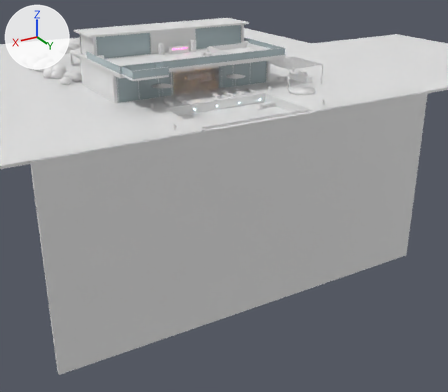
The glTF model world/villa/villa.glb as it was, and as the next commit left it.
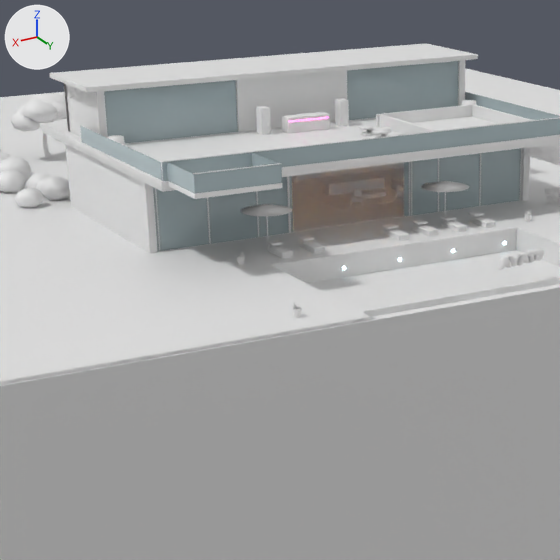
There are two pictures of each version: one whole from a 50 mm camera at (47.4, 87.6, 24.2) aimed at (-7.3, -3.5, -21.3), one close up on the part from 12% to 63% of the width and 0% to 58% of the height. Every picture has the same lights, and +X, +Y and +Z are marked at upper left. The older version's two pictures come first. Where no turn or scale is listed for an object, it has been applied to the vertices. Vertices at exactly the same position are counted once.

Names of what the first close-up shows: 'far', 'glass', 'ground', 'inner', 'near', 'neon_vip' and 1 more.
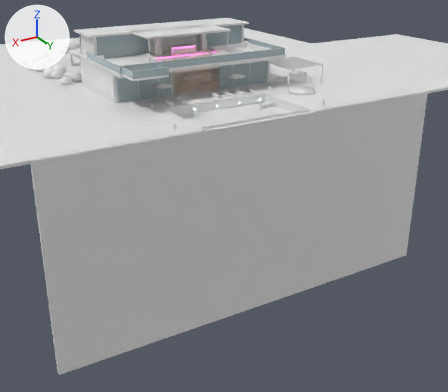
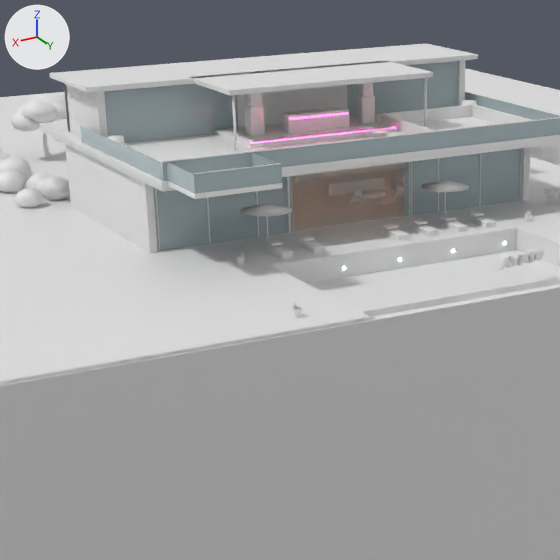
Boxes [x1, y1, x2, y2] around the edits, measured in the close-ups (560 x 560 px; the box of a moved part takes in the faces that stretch with it):
'neon_vip', reshaped
    before: [289, 117, 329, 122]
    after: [250, 113, 396, 144]
part 1 of me_mesh_0, added
    after: [190, 61, 433, 95]
part 2 of me_mesh_0, added
    after: [230, 77, 429, 96]
part 3 of me_mesh_5, moved or reshaped
    before: [282, 112, 330, 134]
    after: [215, 116, 396, 148]
part 4 of me_mesh_5, moved or reshaped
    before: [335, 99, 349, 127]
    after: [281, 107, 349, 133]
part 5 of me_mesh_5, moved or reshaped
    before: [256, 106, 271, 135]
    after: [356, 95, 375, 123]
part 6 of me_mesh_5, added
    after: [357, 83, 373, 97]
part 7 of me_mesh_5, added
    after: [245, 106, 265, 135]
part 8 of me_mesh_5, added
    after: [246, 93, 262, 107]
part 9 of me_mesh_5, added (mostly hidden)
    after: [424, 78, 427, 127]
part 10 of me_mesh_5, added
    after: [232, 95, 237, 151]
part 11 of me_mesh_10, moved or reshaped
    before: [289, 117, 329, 122]
    after: [291, 113, 348, 119]
part 12 of me_mesh_10, added
    after: [250, 127, 396, 144]

Patch to the scene script:
```diff
--- a/world/villa/villa.glb.py
+++ b/world/villa/villa.glb.py
@@ me_mesh_0 @@
 # used by ob_far; location = (0.0, 0.0, 0.0)
-me_mesh_0.from_pydata(...)  # 812 vertices, 1524 faces; spans x -32.0..32.0, y -36.6..19.5, z -30.0..9.1
+me_mesh_0.from_pydata(...)  # 828 vertices, 1548 faces; spans x -32.0..32.0, y -36.6..19.5, z -30.0..9.1
+# me_mesh_0 part 1: a new loose piece, a box spanning x -7.5..7.5, y -8.1..-1.7, z 8.8..9.1, in mat_bake_far (white #e7e7e7)
+# me_mesh_0 part 2: a new loose piece, a box spanning x -7.4..7.4, y -8.0..-1.8, z 8.75..8.81, in mat_bake_far (white #e7e7e7)
 me_mesh_0.materials.append(mat_bake_far)
@@ me_mesh_5 @@
 # used by ob_near; location = (0.0, 0.0, 0.0)
-me_mesh_5.from_pydata(...)  # 39386 vertices, 71114 faces; spans x -21.2..18.8, y -46.0..18.8, z -1.6..8.8
+me_mesh_5.from_pydata(...)  # 39722 vertices, 71766 faces; spans x -21.2..18.8, y -46.0..18.8, z -1.6..8.8
+# me_mesh_5 part 3: the loose piece of 96 vertices spanning x -1.6..1.6, y -6.4..-5.6, z 5.2..6.3 is scaled about its middle by (3.78, 6.43, 0.308), then moved by (0.0, 1.0, -0.4)
+# me_mesh_5 part 4: the loose piece of 96 vertices spanning x -3.3..-2.7, y -6.8..-6.1, z 5.2..7.0 is scaled about its middle by (6.84, 1.6, 0.661), then moved by (3.0, 1.8, 0.1)
+# me_mesh_5 part 5: the loose piece of 96 vertices spanning x 2.7..3.3, y -6.8..-6.1, z 5.2..7.0 is scaled about its middle by (1.45, 1.3, 1), then moved by (-7.2, 1.2, 0.4)
+# me_mesh_5 part 6: the loose piece of 96 vertices spanning x -3.3..-2.7, y -6.8..-6.1, z 5.2..7.0 is copied, and the copy is scaled about its middle by (1.15, 1.15, 0.604), then moved by (-1.2, 1.2, 1.8); it spans x -4.6..-3.8, y -5.6..-4.8, z 7.3..8.4
+# me_mesh_5 part 7: the loose piece of 96 vertices spanning x 2.7..3.3, y -6.8..-6.1, z 5.2..7.0 is copied, and the copy is scaled about its middle by (1.45, 1.3, 1), then moved by (1.2, 1.2, 0.4); it spans x 3.7..4.7, y -5.6..-4.8, z 5.5..7.3
+# me_mesh_5 part 8: the loose piece of 96 vertices spanning x 2.7..3.3, y -6.8..-6.1, z 5.2..7.0 is copied, and the copy is scaled about its middle by (1.15, 1.15, 0.604), then moved by (1.2, 1.2, 1.8); it spans x 3.8..4.6, y -5.6..-4.8, z 7.3..8.4
+# me_mesh_5 part 9: a new loose piece, a 12-sided cylinder along z spanning x -7.19..-7.01, y -2.09..-1.91, z 5.2..8.8, in mat_bake_near (white #e7e7e7)
+# me_mesh_5 part 10: a new loose piece, a 12-sided cylinder along z spanning x 7.01..7.19, y -2.09..-1.91, z 5.2..8.8, in mat_bake_near (white #e7e7e7)
+# other edits to the shape of me_mesh_5 do not show in these pictures
 me_mesh_5.materials.append(mat_bake_near)
@@ me_mesh_10 @@
 # used by ob_neon_vip; location = (0.0, 0.0, 0.0)
-me_mesh_10.from_pydata(...)  # 8 vertices, 12 faces; spans x -1.5..1.5, y -5.55..-5.53, z 6.03..6.08
+me_mesh_10.from_pydata(...)  # 16 vertices, 24 faces; spans x -6.0..6.0, y -4.04..-2.2, z 5.55..6.53
+# me_mesh_10 part 11: 8 vertices removed from x -1.5..1.5, y -5.55..-5.53, z 6.03..6.08; 8 vertices added at x -2.2..2.2, y -4.04..-4.02, z 6.47..6.53
+# me_mesh_10 part 12: 8 vertices added at x -6.0..6.0, y -2.24..-2.2, z 5.55..5.59
 me_mesh_10.materials.append(mat_neon_vip)
```
